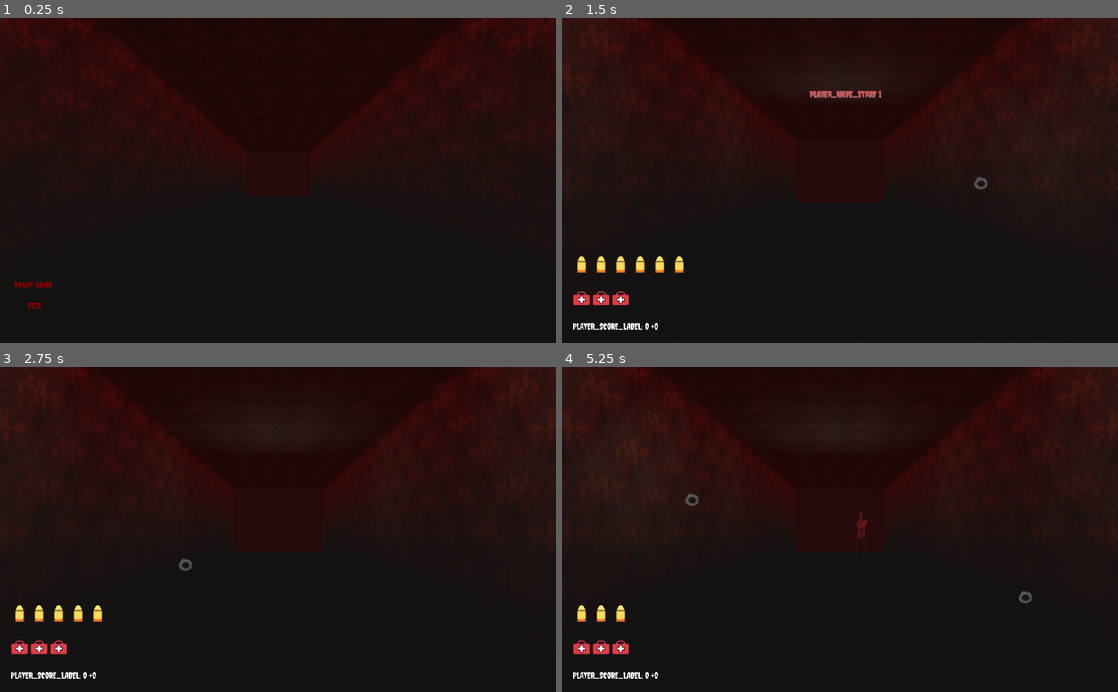
Above: before the commit, frames 1-4 (two rows, left to right).
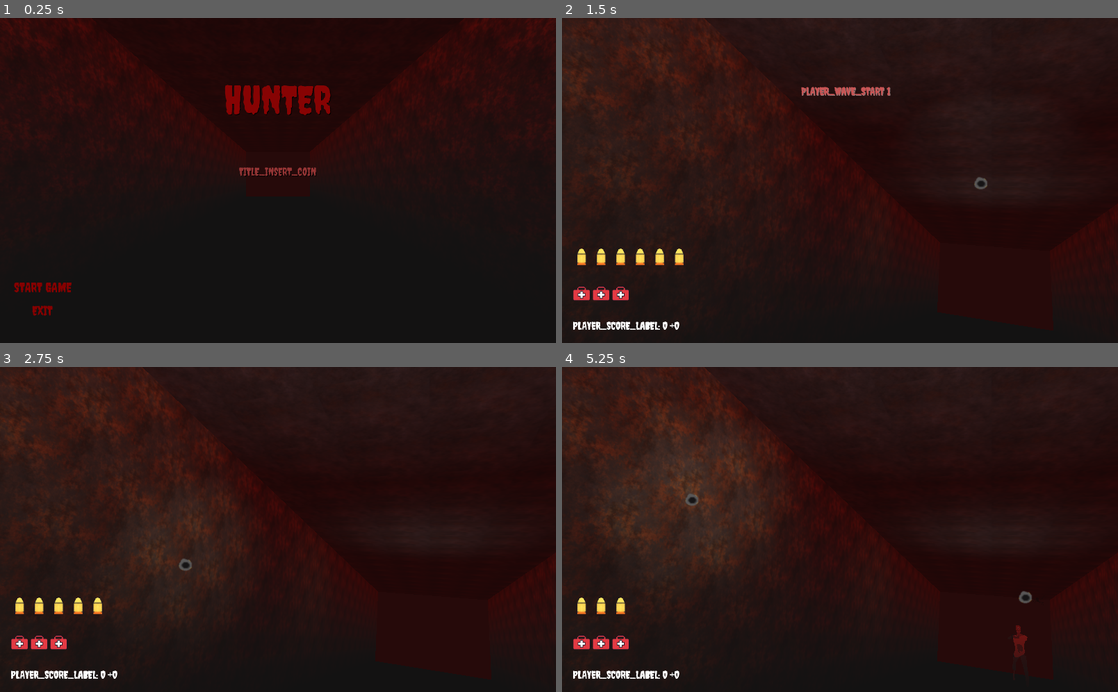
Above: after the commit, the same moments.

Repository: JoseTMonagas/Hunter
Game: Godot game, scene res://Menu/TitleScreen.tscn
The game is run twice, just before and just after one commit, with the same random seed, the same clock (stepped at 60 frames per second) and the same inputs.
Inputs (mouse positions are in pixels of both pictures, inside the frame that each line leads up to):
- Up to frame 1 (0.25 s): no input
- Up to frame 2 (1.5 s): click "START GAME" at 0.5 s; move the mouse to (962, 164) at 1.27 s; click (962, 164) at 1.42 s
- Up to frame 3 (2.75 s): move the mouse to (166, 545) at 2.02 s; click (166, 545) at 2.17 s
- Up to frame 4 (5.25 s): move the mouse to (895, 458) at 2.77 s; click (895, 458) at 2.92 s; tap Enter at 3.5, 5 s; move the mouse to (812, 594) at 3.52 s; click (812, 594) at 3.67 s; tap Space at 4.25 s; move the mouse to (1006, 578) at 4.27 s; click (1006, 578) at 4.42 s; move the mouse to (673, 480) at 5.02 s; click (673, 480) at 5.17 s

The runs differ from the first frame. In frame 1, 1.8% of the frame differs, in the area x 2-60%, y 20-92%; in frame 2, 8.6%; in frame 3, 12%; in frame 4, 13%, in the area x 0-100%, y 0-96%.

Commit message:
ADDed blinking 'insert coin label'

Diff:
--- a/Map/Map.tscn
+++ b/Map/Map.tscn
@@ -7,7 +7,6 @@
 [ext_resource path="res://Menu/Meshes/Ceiling.tscn" type="PackedScene" id=5]
 [ext_resource path="res://Menu/Meshes/Wall1.tscn" type="PackedScene" id=6]
 [ext_resource path="res://Menu/Meshes/Floor.tscn" type="PackedScene" id=7]
-
 
 [node name="Map" type="Spatial"]
 script = ExtResource( 1 )
--- a/Menu/TitleScreen.gd
+++ b/Menu/TitleScreen.gd
@@ -1,4 +1,12 @@
 extends Spatial
+
+
+onready var animation_player: AnimationPlayer = $AnimationPlayer
+
+
+func _ready():
+	animation_player.play("InsertDick")
+	pass
 
 
 func _on_NewGame_pressed():
--- a/Menu/TitleScreen.tscn
+++ b/Menu/TitleScreen.tscn
@@ -7,10 +7,33 @@
 [ext_resource path="res://Menu/Meshes/Wall0.tscn" type="PackedScene" id=5]
 [ext_resource path="res://Menu/TitleScreen.gd" type="Script" id=6]
 [ext_resource path="res://Resources/dynamicCreepsterFont.tres" type="DynamicFontData" id=7]
+[ext_resource path="res://Resources/GUIFontTheme.tres" type="Theme" id=8]
 
 [sub_resource type="DynamicFont" id=1]
+size = 24
 outline_color = Color( 0.447059, 0.0588235, 0.0588235, 1 )
 font_data = ExtResource( 7 )
+
+[sub_resource type="DynamicFont" id=2]
+size = 72
+font_data = ExtResource( 7 )
+
+[sub_resource type="Animation" id=3]
+resource_name = "InsertDick"
+length = 2.0
+loop = true
+tracks/0/type = "value"
+tracks/0/path = NodePath("InsertCoin:custom_colors/font_color")
+tracks/0/interp = 1
+tracks/0/loop_wrap = true
+tracks/0/imported = false
+tracks/0/enabled = true
+tracks/0/keys = {
+"times": PoolRealArray( 0, 1, 2 ),
+"transitions": PoolRealArray( 1, 1, 1 ),
+"update": 0,
+"values": [ Color( 0.654902, 0.0235294, 0.0235294, 1 ), Color( 0.992157, 0.976471, 0.976471, 0.145098 ), Color( 0.654902, 0.0235294, 0.0235294, 1 ) ]
+}
 
 [node name="TitleScreen" type="Spatial"]
 script = ExtResource( 6 )
@@ -21,8 +44,9 @@
 margin_right = 98.0
 margin_bottom = 499.988
 custom_fonts/font = SubResource( 1 )
-custom_colors/font_color_disabled = Color( 1, 1, 1, 1 )
 custom_colors/font_color = Color( 0.52549, 0, 0, 1 )
+custom_colors/font_color_hover = Color( 0.784314, 0.764706, 0.764706, 1 )
+custom_colors/font_color_pressed = Color( 0.368627, 0.227451, 0.227451, 1 )
 text = "TITLE_START"
 flat = true
 __meta__ = {
@@ -30,13 +54,14 @@
 }
 
 [node name="ExitGame" type="Button" parent="."]
-margin_left = 20.0
-margin_top = 517.743
-margin_right = 108.0
-margin_bottom = 543.743
+margin_left = 24.3952
+margin_top = 522.511
+margin_right = 134.395
+margin_bottom = 557.511
 custom_fonts/font = SubResource( 1 )
-custom_colors/font_color_disabled = Color( 1, 1, 1, 1 )
 custom_colors/font_color = Color( 0.52549, 0, 0, 1 )
+custom_colors/font_color_hover = Color( 0.996078, 0.996078, 0.996078, 1 )
+custom_colors/font_color_pressed = Color( 0.368627, 0.227451, 0.227451, 1 )
 text = "TITLE_EXIT"
 flat = true
 __meta__ = {
@@ -55,5 +80,46 @@
 
 [node name="Camera" type="Camera" parent="."]
 transform = Transform( 1, 0, 0, 0, 1, 0, 0, 0, 1, 0, 1.54693, 8.24193 )
+
+[node name="Title" type="Label" parent="."]
+anchor_left = 0.5
+anchor_top = 0.163
+anchor_right = 0.5
+anchor_bottom = 0.5
+margin_left = -113.941
+margin_top = 10.6548
+margin_right = 114.059
+margin_bottom = -106.545
+theme = ExtResource( 8 )
+custom_fonts/font = SubResource( 2 )
+custom_colors/font_color = Color( 0.533333, 0.0156863, 0.0156863, 1 )
+custom_colors/font_outline_modulate = Color( 0, 0, 0, 1 )
+custom_colors/font_color_shadow = Color( 0, 0, 0, 1 )
+text = "HUNTER"
+align = 1
+valign = 1
+__meta__ = {
+"_edit_use_anchors_": false
+}
+
+[node name="InsertCoin" type="Label" parent="."]
+margin_left = 369.302
+margin_top = 264.859
+margin_right = 653.302
+margin_bottom = 301.859
+theme = ExtResource( 8 )
+custom_colors/font_color = Color( 0.772772, 0.35658, 0.35658, 0.701214 )
+custom_colors/font_outline_modulate = Color( 0, 0, 0, 1 )
+custom_colors/font_color_shadow = Color( 0, 0, 0, 1 )
+text = "TITLE_INSERT_COIN"
+align = 1
+valign = 1
+__meta__ = {
+"_edit_use_anchors_": false
+}
+
+[node name="AnimationPlayer" type="AnimationPlayer" parent="."]
+method_call_mode = 1
+anims/InsertDick = SubResource( 3 )
 [connection signal="pressed" from="NewGame" to="." method="_on_NewGame_pressed"]
 [connection signal="pressed" from="ExitGame" to="." method="_on_ExitGame_pressed"]
--- a/Player/Player.tscn
+++ b/Player/Player.tscn
@@ -76,7 +76,7 @@
 anims/WaveStart = SubResource( 2 )
 
 [node name="Camera" type="Camera" parent="."]
-transform = Transform( 1, 0, 0, 0, 1, 0, 0, 0, 1, 0, 1.53751, 0.465008 )
+transform = Transform( 0.908858, -3.94881e-07, 0.417106, 0.124092, 0.954719, -0.270392, -0.398219, 0.297508, 0.867704, 0, 1.53751, 0.465008 )
 current = true
 fov = 52.4569
 
@@ -143,44 +143,44 @@
 }
 
 [node name="Padding" type="Label" parent="HUD/GUI/Rows"]
-margin_top = 53.0
-margin_right = 1004.0
-margin_bottom = 73.0
+margin_top = 46.0
+margin_right = 1004.0
+margin_bottom = 71.0
 size_flags_vertical = 6
 
 [node name="WaveLabel" type="Label" parent="HUD/GUI/Rows"]
-margin_top = 130.0
-margin_right = 1004.0
-margin_bottom = 150.0
-theme = ExtResource( 2 )
-custom_colors/font_color = Color( 0.686275, 0, 0, 1 )
-custom_colors/font_color_shadow = Color( 0.815686, 0.682353, 0.682353, 1 )
+margin_top = 122.0
+margin_right = 1004.0
+margin_bottom = 147.0
+theme = ExtResource( 2 )
+custom_colors/font_color = Color( 1, 1, 1, 1 )
+custom_colors/font_color_shadow = Color( 0, 0, 0, 1 )
 align = 1
 valign = 1
 
 [node name="Padding5" type="Label" parent="HUD/GUI/Rows"]
-margin_top = 207.0
-margin_right = 1004.0
-margin_bottom = 227.0
+margin_top = 197.0
+margin_right = 1004.0
+margin_bottom = 222.0
 size_flags_vertical = 6
 
 [node name="ReloadingLabel" type="Label" parent="HUD/GUI/Rows"]
-margin_top = 284.0
-margin_right = 1004.0
-margin_bottom = 304.0
+margin_top = 273.0
+margin_right = 1004.0
+margin_bottom = 298.0
 theme = ExtResource( 2 )
 align = 1
 
 [node name="Padding4" type="Label" parent="HUD/GUI/Rows"]
-margin_top = 361.0
-margin_right = 1004.0
-margin_bottom = 381.0
+margin_top = 348.0
+margin_right = 1004.0
+margin_bottom = 373.0
 size_flags_vertical = 6
 
 [node name="Bullets" type="HBoxContainer" parent="HUD/GUI/Rows"]
-margin_top = 438.0
-margin_right = 1004.0
-margin_bottom = 470.0
+margin_top = 424.0
+margin_right = 1004.0
+margin_bottom = 456.0
 
 [node name="Bullet" type="TextureRect" parent="HUD/GUI/Rows/Bullets"]
 margin_right = 32.0
@@ -245,14 +245,14 @@
 }
 
 [node name="Padding2" type="Label" parent="HUD/GUI/Rows"]
-margin_top = 474.0
-margin_right = 1004.0
-margin_bottom = 494.0
+margin_top = 460.0
+margin_right = 1004.0
+margin_bottom = 485.0
 
 [node name="Hearts" type="HBoxContainer" parent="HUD/GUI/Rows"]
-margin_top = 498.0
-margin_right = 1004.0
-margin_bottom = 530.0
+margin_top = 489.0
+margin_right = 1004.0
+margin_bottom = 521.0
 
 [node name="Heart" type="TextureRect" parent="HUD/GUI/Rows/Hearts"]
 margin_right = 32.0
@@ -272,13 +272,13 @@
 texture = ExtResource( 5 )
 
 [node name="Padding3" type="Label" parent="HUD/GUI/Rows"]
-margin_top = 534.0
-margin_right = 1004.0
-margin_bottom = 554.0
+margin_top = 525.0
+margin_right = 1004.0
+margin_bottom = 550.0
 
 [node name="ScoreLabel" type="Label" parent="HUD/GUI/Rows"]
-margin_top = 558.0
-margin_right = 1004.0
-margin_bottom = 578.0
+margin_top = 554.0
+margin_right = 1004.0
+margin_bottom = 579.0
 theme = ExtResource( 2 )
 [connection signal="timeout" from="Reloading" to="." method="_on_Reloading_timeout"]
--- a/Resources/GUIFontTheme.tres
+++ b/Resources/GUIFontTheme.tres
@@ -3,6 +3,7 @@
 [ext_resource path="res://Resources/dynamicCreepsterFont.tres" type="DynamicFontData" id=1]
 
 [sub_resource type="DynamicFont" id=1]
+size = 20
 font_data = ExtResource( 1 )
 
 [resource]
Not shown: 1 places in Menu/TitleScreen.tscn that only renumber resources
